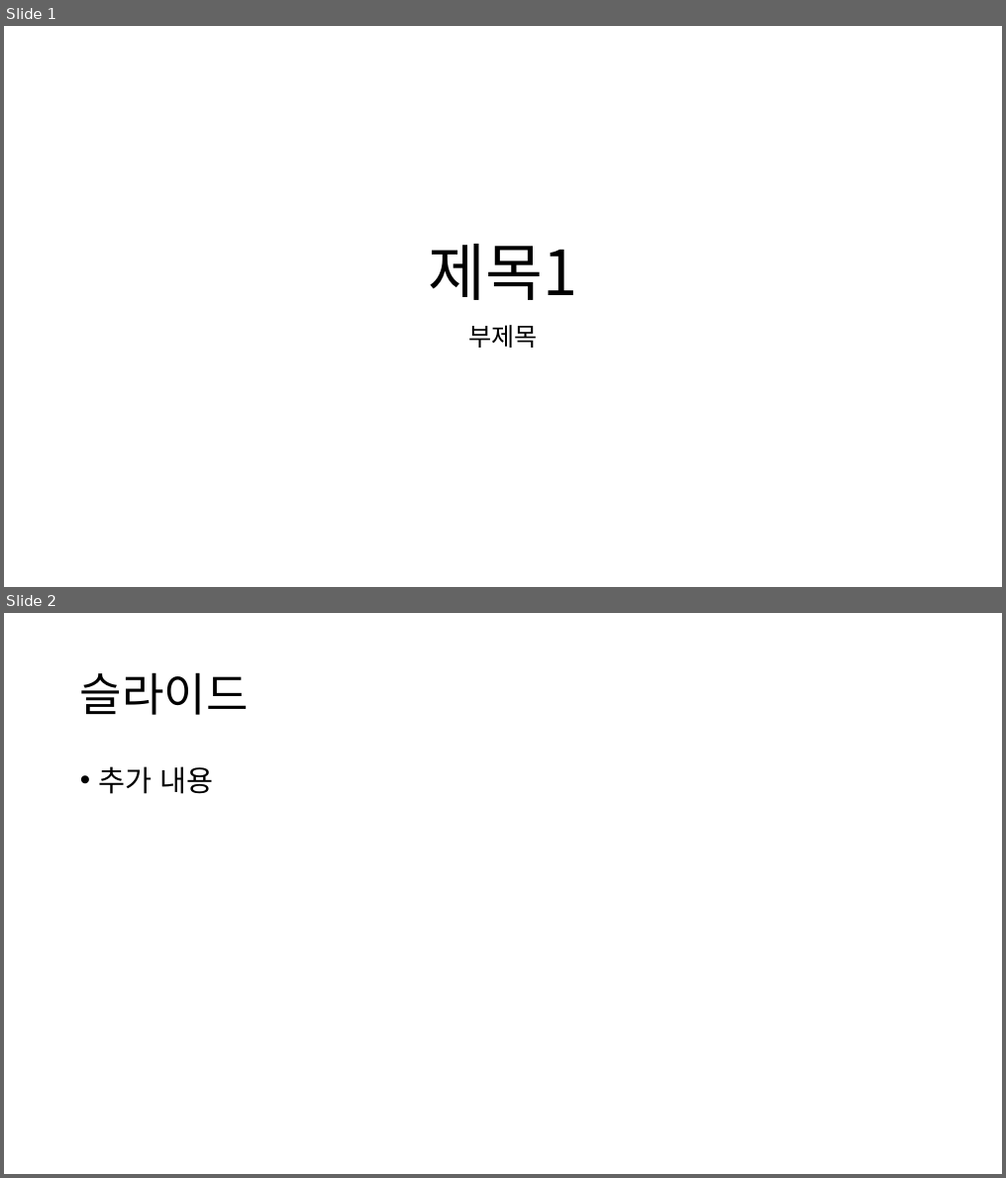
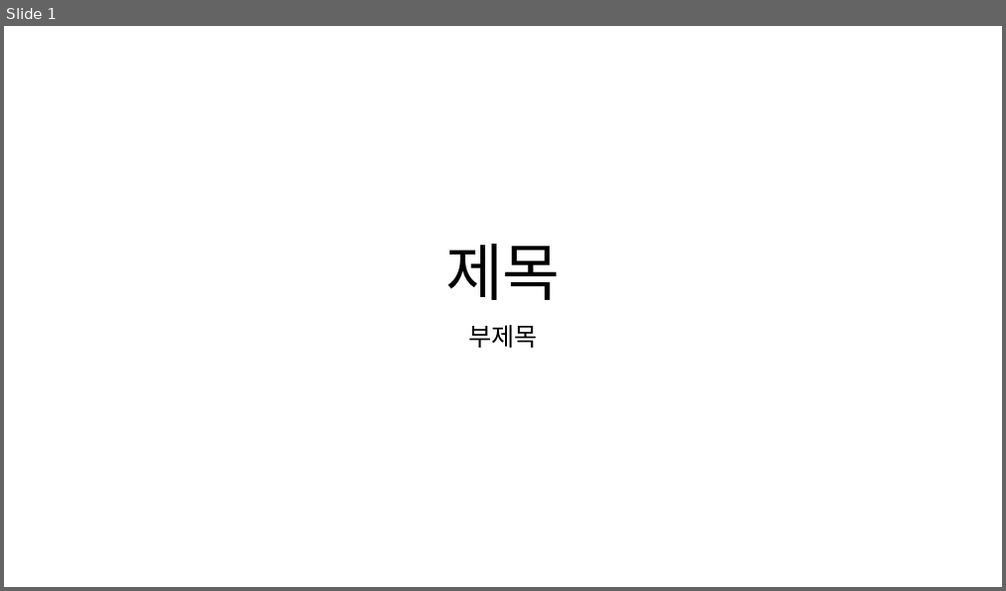
Before and after one commit to jsmarum/my-repo, a slide deck: hello.pptx. Shown one above the other, each under a label of ours: slides 1 and 2 before the commit, slide 1 after it. The pictures are 1006x1178 and 1006x591 pixels, drawn with LibreOffice and Linux fonts; fonts in the diff are those of the drawing. Boxes give left, top, right and bottom in pixels: in the first picture for what was removed or moved away, otherwise in the second. Text is boxed around its words. In the diff, an @@ line names an element or a change of style, - is before the commit and + after.

Commit message:
Revert "v7"
This reverts commit 9765e4b55c6ee14c919c0147fe32e54617d40f29.

```diff
--- a/hello.pptx
+++ b/hello.pptx
@@ slide 2 removed at box(4, 613, 1002, 1174), background #FFFFFF @@
@@ title removed at box(80, 672, 249, 715) @@
-슬라이드
@@ text removed at box(99, 766, 214, 794) @@
-• 추가 내용
@@ slide 1 changed as well @@
@@ title at box(446, 244, 560, 300): text changed @@
-제목1
+제목
```
